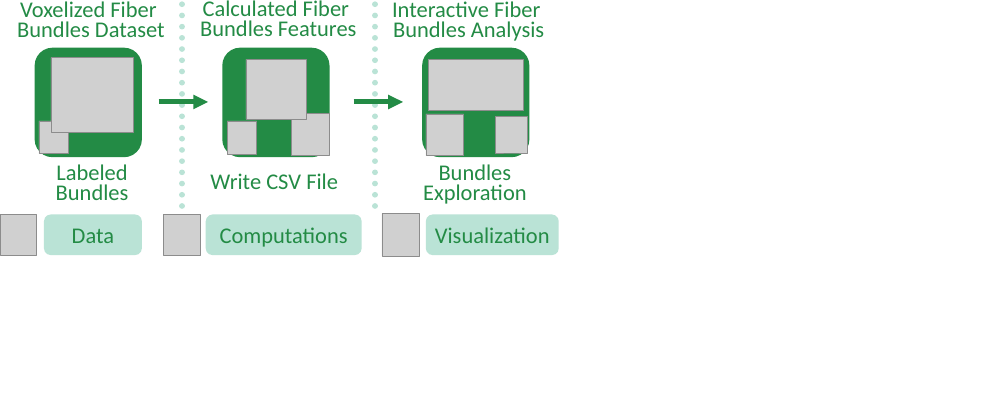
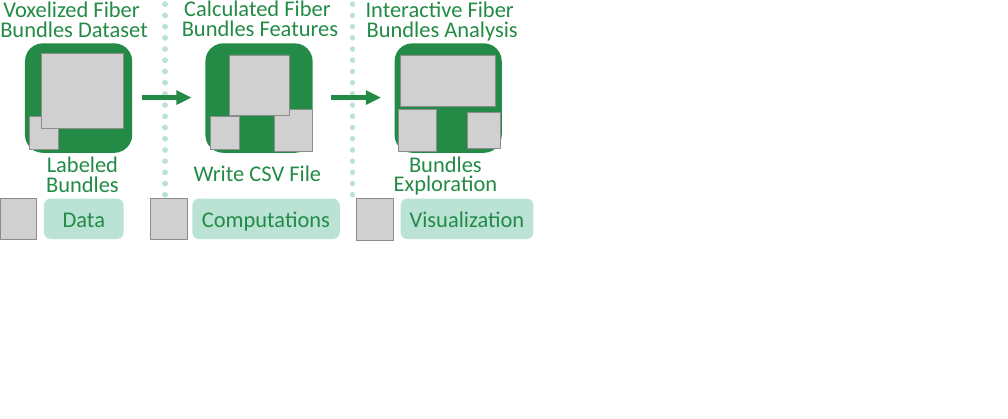
Before and after one commit to bhattaca/metaTracts_tvcg, a slide deck: slide 2 of images/MetaTractsToFiberScout_workflow.pptx. Drawn at 1008x419 pixels with LibreOffice and Linux fonts; fonts in the diff are those of the drawing; grey boxes stand for pictures. Boxes give left, top, right and bottom in pixels: in the first picture for what was removed or moved away, otherwise in the second. Text is boxed around its words. In the diff, an @@ line names an element or a change of style, - is before the commit and + after.

```diff
--- a/images/MetaTractsToFiberScout_workflow.pptx
+++ b/images/MetaTractsToFiberScout_workflow.pptx
@@ text "Voxelized Fiber" moved from (x1=17, y1=1, x2=165, y2=37) to (x1=0, y1=1, x2=148, y2=37) @@
@@ text "Calculated Fiber" moved from (x1=200, y1=0, x2=357, y2=36) to (x1=182, y1=0, x2=339, y2=36) @@
@@ line moved from (182, 4) - (182, 210) to (165, 4) - (165, 199) @@
@@ text "Interactive Fiber" moved from (x1=392, y1=1, x2=544, y2=41) to (x1=366, y1=1, x2=517, y2=41) @@
@@ line moved from (375, 4) - (375, 214) to (352, 4) - (352, 199) @@
@@ 2 pictures, 1 rounded rectangle moved together from (x1=35, y1=47, x2=142, y2=157) to (x1=25, y1=43, x2=132, y2=153) @@
@@ 2 pictures, 1 arrow, 1 rounded rectangle moved together from (x1=354, y1=47, x2=529, y2=157) to (x1=331, y1=43, x2=502, y2=153) @@
@@ 3 pictures, 1 rounded rectangle, 1 arrow moved together from (x1=159, y1=47, x2=329, y2=157) to (x1=142, y1=43, x2=313, y2=153) @@
@@ picture moved from (x1=426, y1=114, x2=464, y2=156) to (x1=398, y1=110, x2=436, y2=152) @@
@@ text "Labeled Bundles" moved from (x1=56, y1=164, x2=129, y2=200) to (x1=46, y1=156, x2=119, y2=192) @@
@@ text "Write CSV File" moved from (x1=210, y1=173, x2=338, y2=189) to (x1=194, y1=165, x2=321, y2=181) @@
@@ text "Bundles Exploration" moved from (x1=423, y1=164, x2=527, y2=204) to (x1=394, y1=156, x2=498, y2=195) @@
@@ picture moved from (x1=0, y1=215, x2=36, y2=255) to (x1=0, y1=199, x2=36, y2=239) @@
@@ rounded rectangle "Data" resized from (x1=44, y1=215, x2=142, y2=255) to (x1=44, y1=199, x2=124, y2=239) @@
@@ picture moved from (x1=164, y1=215, x2=200, y2=255) to (x1=150, y1=199, x2=186, y2=239) @@
@@ rounded rectangle "Computations" resized from (x1=206, y1=215, x2=361, y2=255) to (x1=193, y1=199, x2=340, y2=239) @@
@@ picture moved from (x1=382, y1=214, x2=419, y2=256) to (x1=357, y1=199, x2=394, y2=241) @@
@@ rounded rectangle "Visualization" moved from (x1=426, y1=215, x2=559, y2=255) to (x1=401, y1=199, x2=534, y2=239) @@
```
Also in this commit, not shown: 10 other files.
